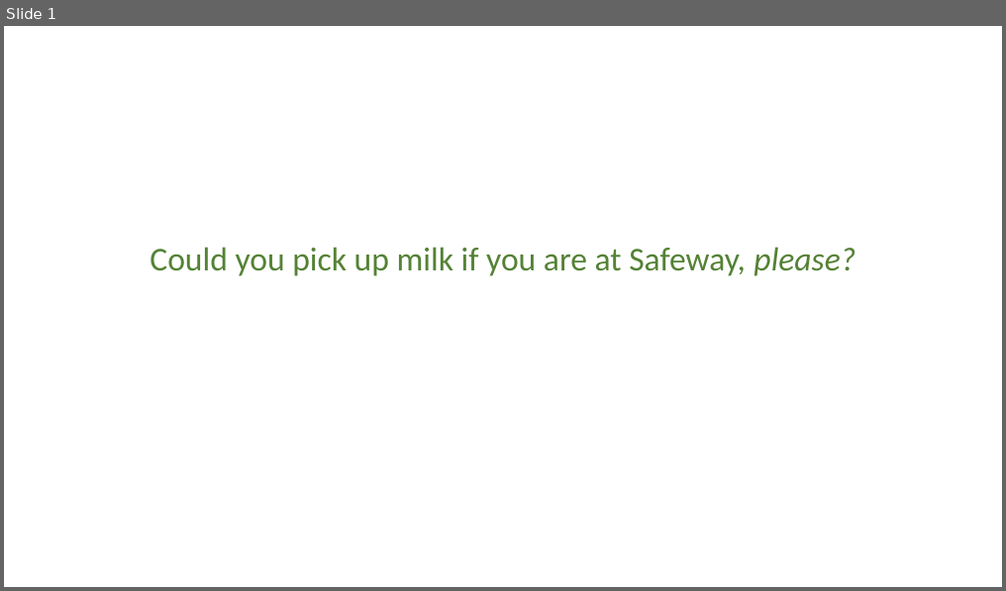
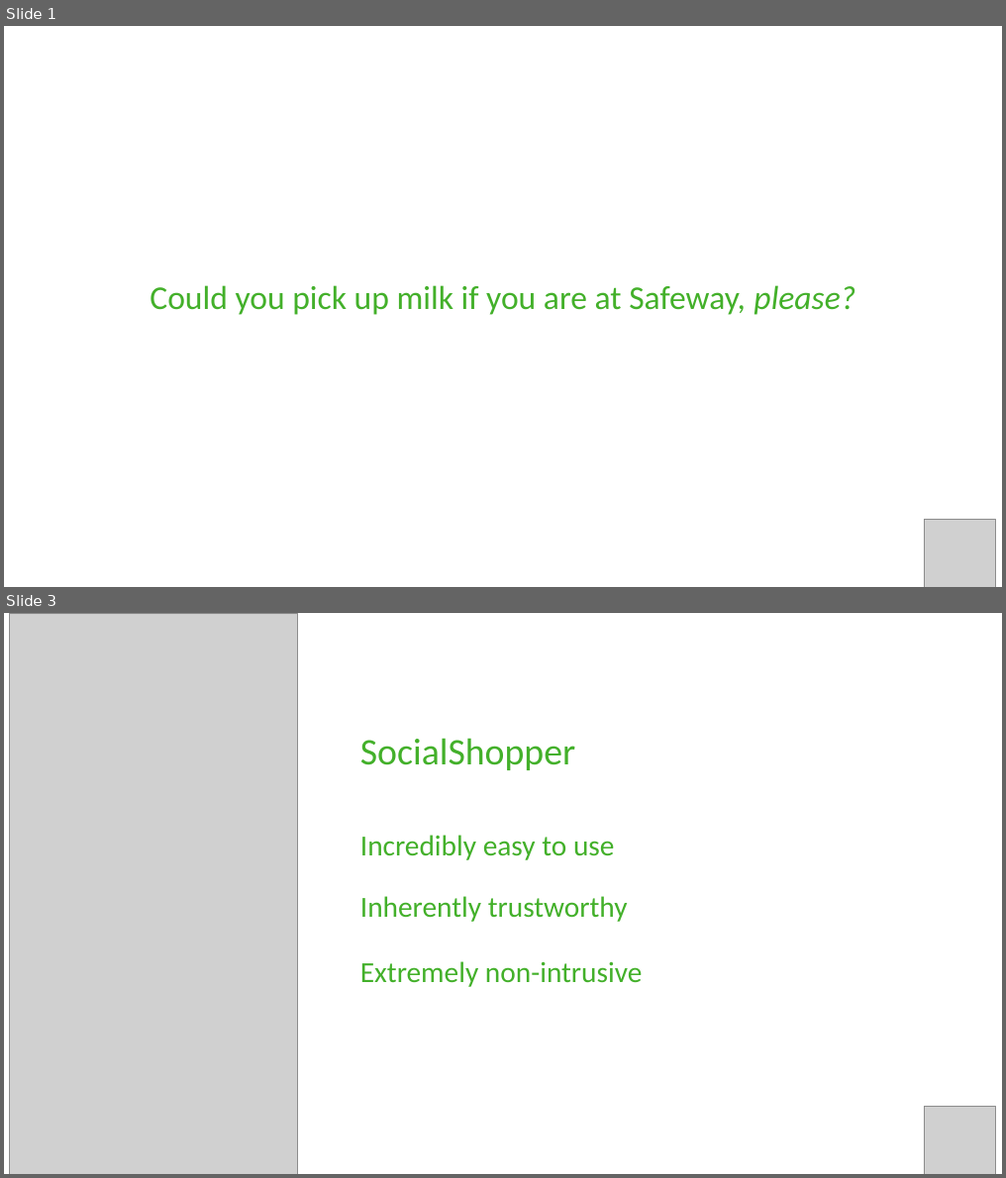
Before and after one commit to Codepath-Sep-2017-Group-16/ShopperPro, a slide deck: Presentation/Presentation.pptx. Shown one above the other, each under a label of ours: slide 1 before the commit, slides 1 and 3 after it; the slides between them are not shown. The pictures are 1006x591 and 1006x1178 pixels, drawn with LibreOffice and Linux fonts; fonts in the diff are those of the drawing; grey boxes stand for pictures. Boxes give left, top, right and bottom in pixels: in the first picture for what was removed or moved away, otherwise in the second. Text is boxed around its words. In the diff, an @@ line names an element or a change of style, - is before the commit and + after.

```diff
--- a/Presentation/Presentation.pptx
+++ b/Presentation/Presentation.pptx
@@ slide 3 added at <box>4,613,1002,1174</box>, background #FFFFFF @@
@@ picture added at <box>10,613,298,1174</box> @@
@@ text added at <box>360,738,575,770</box>, 36 pt, text #43B02A @@
+SocialShopper
@@ text added at <box>360,835,615,861</box>, 28 pt, text #43B02A @@
+Incredibly easy to use
@@ text added at <box>360,896,628,922</box>, 28 pt, text #43B02A @@
+Inherently trustworthy
@@ text added at <box>360,961,642,987</box>, 28 pt, text #43B02A @@
+Extremely non-intrusive
@@ picture added at <box>925,1106,996,1174</box> @@
@@ slide 1 changed as well @@
@@ subtitle "Could you pick up milk ...": place and size @@
-subtitle "Could you pick up milk ..." at <box>150,247,855,276</box>
+subtitle "Could you pick up milk ..." at <box>150,285,855,315</box>
@@ subtitle "Could you pick up milk ..." at <box>150,285,855,315</box>: text colour #548235 to #43B02A @@
@@ picture added at <box>925,519,996,587</box> @@
```
Also in this commit, not shown: 6 other slides added.
